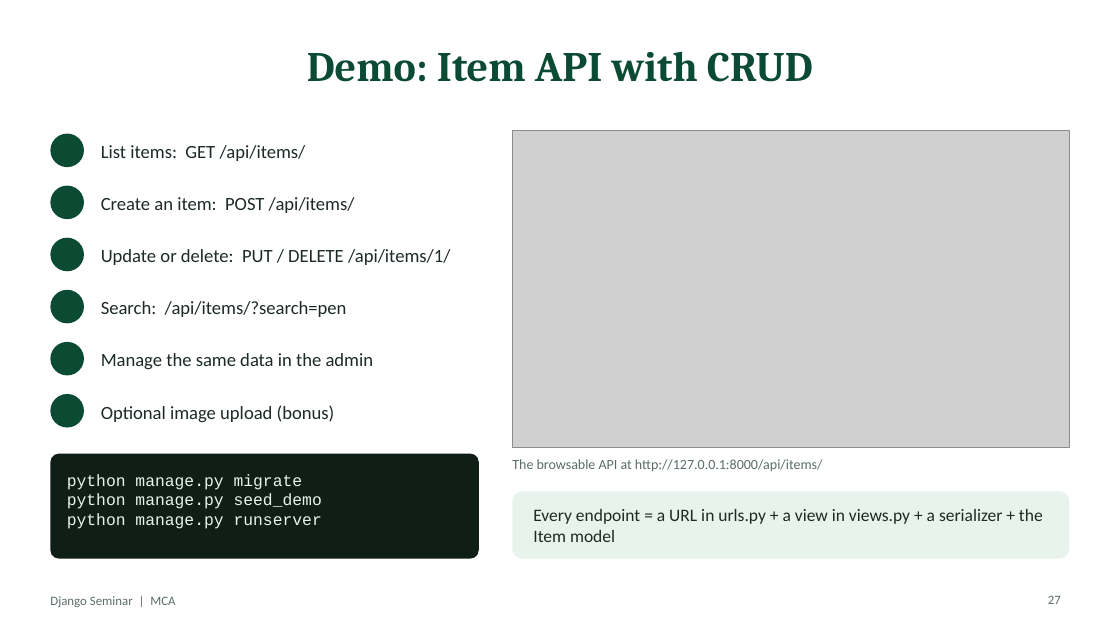
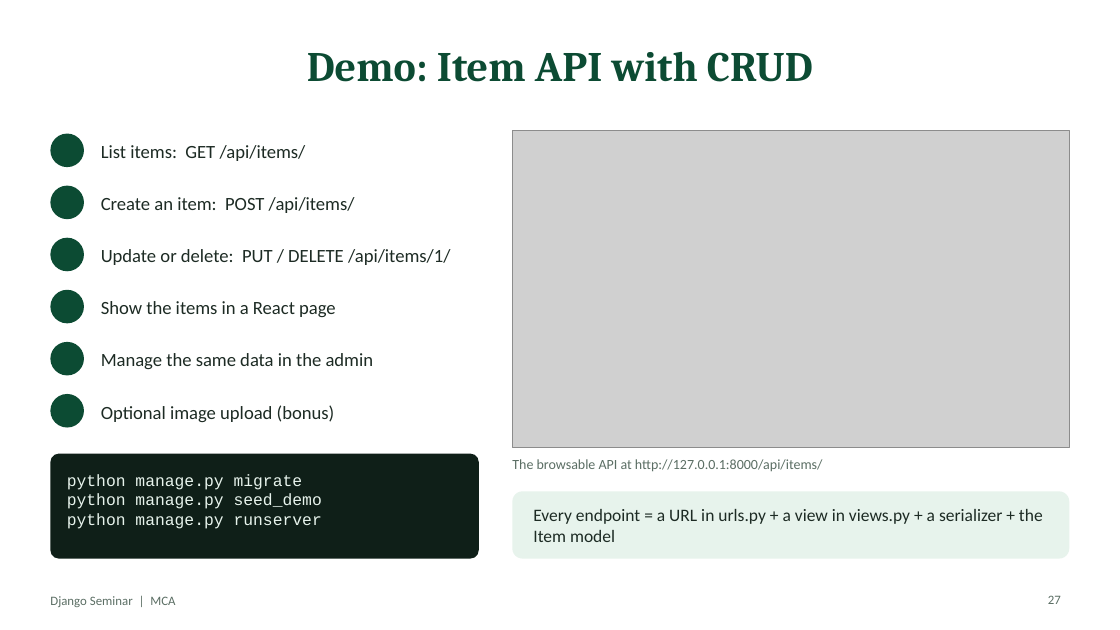
Before and after one commit to MrNihalT/mca, a slide deck: slide 27 of django-seminar/slides/Django-Seminar.pptx. Drawn at 1120x630 pixels with LibreOffice and Linux fonts; fonts in the diff are those of the drawing; grey boxes stand for pictures; background and template pictures are left out. Boxes give left, top, right and bottom in pixels: in the first picture for what was removed or moved away, otherwise in the second. Text is boxed around its words. In the diff, an @@ line names an element or a change of style, - is before the commit and + after.

```diff
--- a/django-seminar/slides/Django-Seminar.pptx
+++ b/django-seminar/slides/Django-Seminar.pptx
@@ text at (x1=101, y1=301, x2=336, y2=317): text changed @@
-Search: /api/items/?search=pen
+Show the items in a React page
```
Also in this commit, not shown: 2 other slides changed, 1 slide added, 14 other files.
